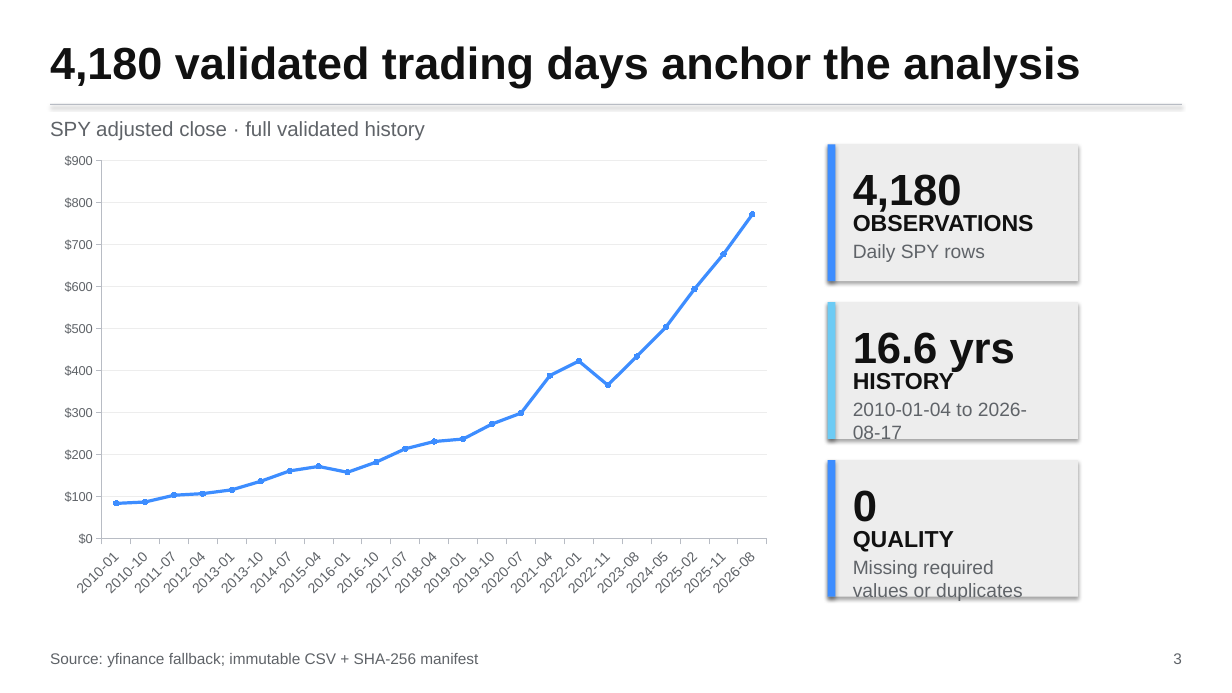
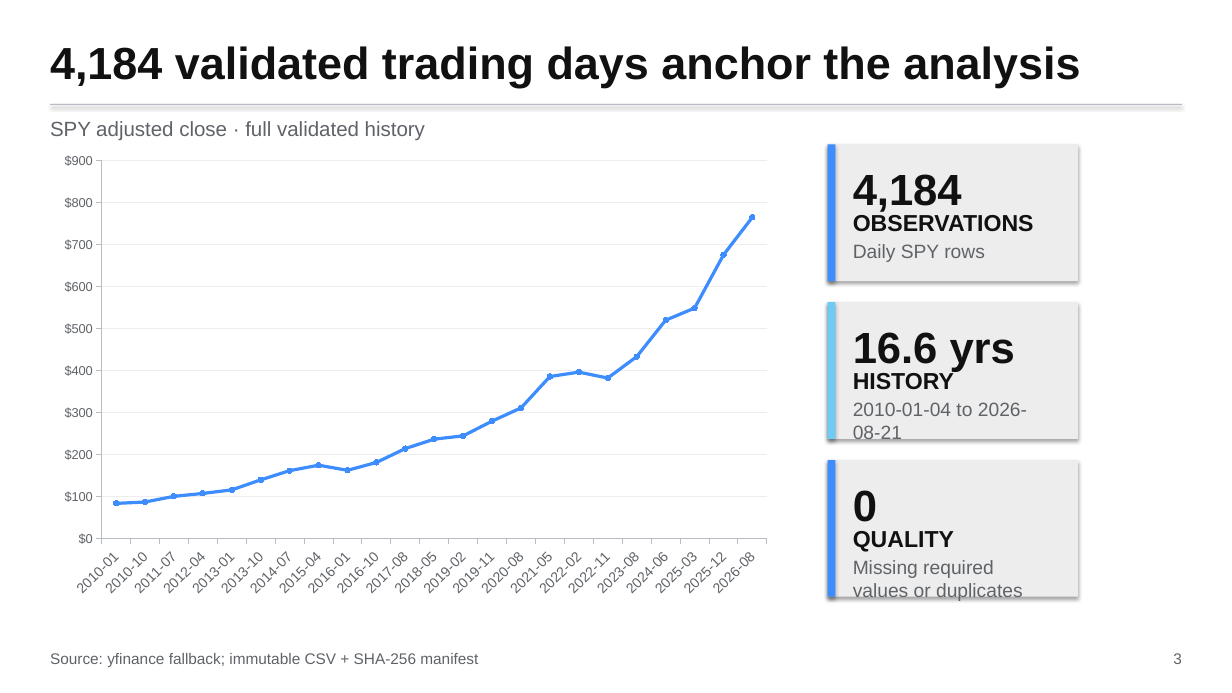
Before and after one commit to pdwi2020/bootcamp_paritosh_dwivedi, a slide deck: slide 3 of project/reports/stakeholder_presentation.pptx. Drawn at 1232x693 pixels with LibreOffice and Linux fonts; fonts in the diff are those of the drawing. Boxes give left, top, right and bottom in pixels: in the first picture for what was removed or moved away, otherwise in the second. Text is boxed around its words. In the diff, an @@ line names an element or a change of style, - is before the commit and + after.

```diff
--- a/project/reports/stakeholder_presentation.pptx
+++ b/project/reports/stakeholder_presentation.pptx
@@ text at [50, 46, 1080, 88]: text changed @@
-4,180 validated trading days anchor the analysis
+4,184 validated trading days anchor the analysis
@@ line chart at [50, 144, 782, 606] @@
-categories: 2010-01, 2010-10, 2011-07, 2012-04, 2013-01, 2013-10, 2014-07, 2015-04, 2016-01, 2016-10, 2017-07, 2018-04, 2019-01, 2019-10, 2020-07, 2021-04, 2022-01, 2022-11, 2023-08, 2024-05, 2025-02, 2025-11, 2026-08
+categories: 2010-01, 2010-10, 2011-07, 2012-04, 2013-01, 2013-10, 2014-07, 2015-04, 2016-01, 2016-10, 2017-08, 2018-05, 2019-02, 2019-11, 2020-08, 2021-05, 2022-02, 2022-11, 2023-08, 2024-06, 2025-03, 2025-12, 2026-08
-Series 1: 80, 90, 100, 110, 120, 140, 160, 170, 160, 180, 210, 230, 240, 270, 300, 390, 420, 370, 430, 500, 600, 680, 770
+Series 1: 80, 90, 100, 110, 120, 140, 160, 180, 160, 180, 220, 240, 250, 280, 310, 390, 400, 380, 430, 520, 550, 680, 770
@@ text at [853, 174, 962, 212]: text changed @@
-4,180
+4,184
@@ text at [853, 402, 1027, 440]: text changed @@
-2010-01-04 to 2026-08-17
+2010-01-04 to 2026-08-21
```
Also in this commit, not shown: 5 other slides changed, 26 other files.
